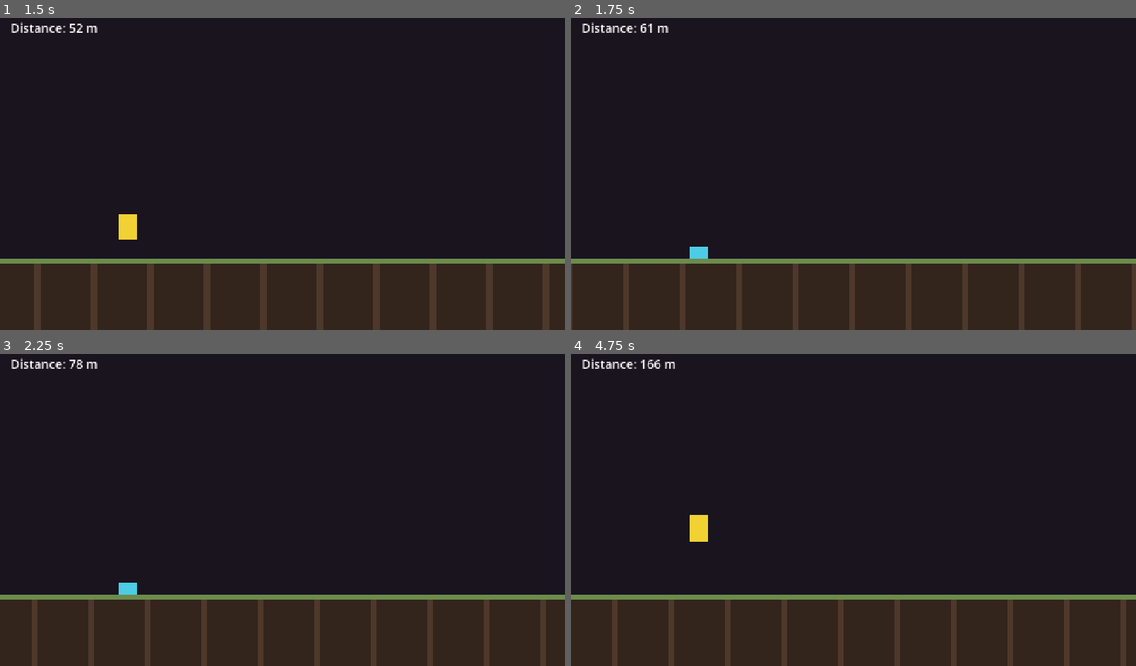
Above: before the commit, frames 1-4 (two rows, left to right).
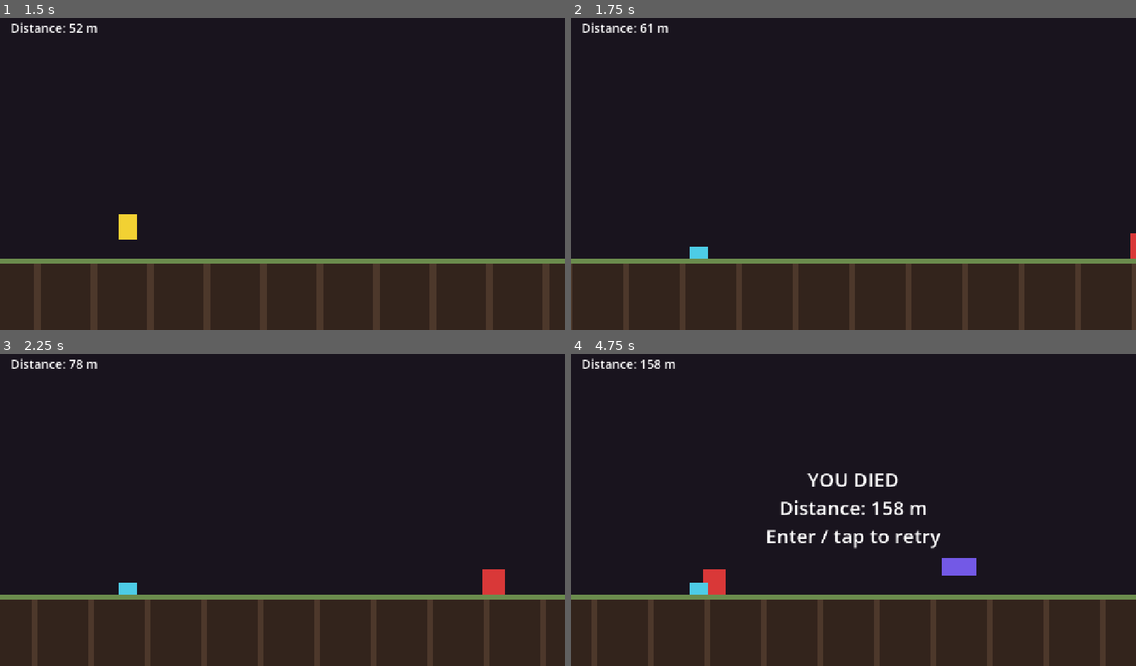
Above: after the commit, the same moments.

Repository: DanielEleojo/tribulation
Game: Godot game, scene res://scenes/game.tscn
Same seed, same stepped clock (60 frames per second), same inputs: the game is played once before the commit and once after it.
Inputs (mouse positions are in pixels of both pictures, inside the frame that each line leads up to):
- Up to frame 1 (1.5 s): tap Enter (restart) at 0.5 s; move the mouse to (406, 155) at 0.52 s; tap Right (slide) at 0.6 s; click (406, 155) at 0.67 s; tap Space (jump) at 0.77, 0.8, 1.07, 1.35 s; move the mouse to (169, 186) at 1.27 s; click (169, 186) at 1.42 s
- Up to frame 2 (1.75 s): tap Space (jump) at 1.52 s; tap Right (slide) at 1.55 s
- Up to frame 3 (2.25 s): tap Space (jump) at 1.82 s; move the mouse to (339, 438) at 2.02 s; tap Right (slide) at 2.1 s; click (339, 438) at 2.17 s
- Up to frame 4 (4.75 s): tap Space (jump) at 2.3, 3.02, 3.32, 3.6, 3.77, 4.07, 4.52 s; move the mouse to (825, 569) at 2.77 s; tap Right (slide) at 2.85, 4.35 s; click (825, 569) at 2.92 s; move the mouse to (1023, 553) at 3.52 s; click (1023, 553) at 3.67 s; tap Enter (restart) at 4.15 s; move the mouse to (684, 460) at 4.27 s; click (684, 460) at 4.42 s

Frame 1 is identical in both runs. In frame 2, less than 0.1% of the frame differs, in the area x 99-100%, y 69-78%; in frame 3, 0.3%; in frame 4, 6.7%, in the area x 3-99%, y 1-100%.

Commit message:
Phase 1.4: obstacles + death + restart (slide 0.65s)

Diff:
--- a/scenes/game.tscn
+++ b/scenes/game.tscn
@@ -5,11 +5,14 @@
 [ext_resource type="Script" uid="uid://b8q4l3ptmwj3a" path="res://scripts/camera_follow.gd" id="3_cam"]
 [ext_resource type="Script" uid="uid://b3nictls1v8kf" path="res://scripts/hud.gd" id="4_hud"]
 [ext_resource type="Script" path="res://scripts/swipe_detector.gd" id="5_swipe"]
+[ext_resource type="Script" path="res://scripts/game.gd" id="6_game"]
+[ext_resource type="Script" path="res://scripts/spawner.gd" id="7_spawn"]
 
 [sub_resource type="RectangleShape2D" id="RectangleShape2D_player"]
 size = Vector2(40, 60)
 
-[node name="Game" type="Node2D" unique_id=1333523044]
+[node name="Game" type="Node2D" groups=["game"] unique_id=1333523044]
+script = ExtResource("6_game")
 
 [node name="BGLayer" type="CanvasLayer" parent="." unique_id=7824130]
 layer = -10
@@ -28,6 +31,9 @@
 
 [node name="SwipeInput" type="Node" parent="."]
 script = ExtResource("5_swipe")
+
+[node name="Spawner" type="Node2D" parent="."]
+script = ExtResource("7_spawn")
 
 [node name="Ground" type="Node2D" parent="." unique_id=360692160]
 script = ExtResource("2_ground")
@@ -59,3 +65,20 @@
 offset_bottom = 60.0
 theme_override_font_sizes/font_size = 28
 text = "Distance: 0 m"
+
+[node name="DeathLabel" type="Label" parent="HUD"]
+anchors_preset = 8
+anchor_left = 0.5
+anchor_top = 0.5
+anchor_right = 0.5
+anchor_bottom = 0.5
+offset_left = -300.0
+offset_top = -90.0
+offset_right = 300.0
+offset_bottom = 90.0
+grow_horizontal = 2
+grow_vertical = 2
+theme_override_font_sizes/font_size = 44
+text = "YOU DIED"
+horizontal_alignment = 1
+vertical_alignment = 1
--- /dev/null
+++ b/scripts/game.gd
@@ -0,0 +1,39 @@
+extends Node2D
+## Root coordinator: owns the dead/alive state and wires up death + restart.
+## Wiring is done here (the root readies LAST, so every child already exists),
+## which avoids _ready ordering pitfalls.
+
+signal died
+
+var is_dead: bool = false
+
+func _ready() -> void:
+	add_to_group("game")
+	var player := get_tree().get_first_node_in_group("player")
+	var hud := get_tree().get_first_node_in_group("hud")
+	var swipe := get_tree().get_first_node_in_group("swipe_input")
+	if player != null:
+		died.connect(player.on_death)
+	if hud != null:
+		died.connect(hud.on_death)
+	if swipe != null:
+		swipe.tapped.connect(_on_tap)
+
+func _process(_delta: float) -> void:
+	# Restart (Enter) only acts on the death screen.
+	if is_dead and Input.is_action_just_pressed("restart"):
+		restart()
+
+## Called by an obstacle when it touches the player.
+func die() -> void:
+	if is_dead:
+		return
+	is_dead = true
+	died.emit()
+
+func _on_tap() -> void:
+	if is_dead:
+		restart()
+
+func restart() -> void:
+	get_tree().reload_current_scene()
--- a/scripts/hud.gd
+++ b/scripts/hud.gd
@@ -1,14 +1,25 @@
 extends CanvasLayer
-## HUD: shows the running distance, read from the player each frame.
+## HUD: shows the running distance, and a death screen on game over.
 
 @onready var distance_label: Label = $Distance
+@onready var death_label: Label = $DeathLabel
 
 var player
 
 func _ready() -> void:
+	add_to_group("hud")
 	player = get_tree().get_first_node_in_group("player")
+	death_label.visible = false
 
 func _process(_delta: float) -> void:
 	if player == null:
 		return
 	distance_label.text = "Distance: %d m" % player.get_distance()
+
+## Called by the game coordinator when the player dies.
+func on_death() -> void:
+	var dist := 0
+	if player != null:
+		dist = player.get_distance()
+	death_label.text = "YOU DIED\nDistance: %d m\nEnter / tap to retry" % dist
+	death_label.visible = true
--- a/scripts/player.gd
+++ b/scripts/player.gd
@@ -11,7 +11,7 @@
 @export var jump_velocity: float = -760.0  # upward velocity applied on jump (px/sec)
 @export var fast_fall_speed: float = 1800.0  # downward velocity when sliding mid-air (px/sec)
 
-const SLIDE_DURATION: float = 0.5          # seconds the slide lasts
+const SLIDE_DURATION: float = 0.65         # seconds the slide lasts
 const STAND_HEIGHT: float = 60.0           # normal body height
 const SLIDE_HEIGHT: float = 30.0           # crouched body height
 const BODY_WIDTH: float = 40.0
@@ -26,6 +26,7 @@
 var slide_time_left: float = 0.0
 var _pending_slide: bool = false           # queued slide for when a fast-fall lands
 var _was_on_floor: bool = false
+var _dead: bool = false
 
 func _ready() -> void:
 	add_to_group("player")
@@ -38,6 +39,12 @@
 		swipe.swiped_down.connect(start_slide)
 
 func _physics_process(delta: float) -> void:
+	# On death the player freezes in place.
+	if _dead:
+		velocity = Vector2.ZERO
+		move_and_slide()
+		return
+
 	# Always run right at a constant speed.
 	velocity.x = run_speed
 	# Apply gravity every frame; landing on the floor cancels downward velocity.
@@ -102,6 +109,10 @@
 	visual.offset_bottom = 0.0
 	visual.color = col
 
+## Called by the game coordinator when the player dies.
+func on_death() -> void:
+	_dead = true
+
 ## Distance readout: world X since spawn, mapped to an integer "meters" value.
 func get_distance() -> int:
 	return int(max(0.0, (global_position.x - start_x) / 10.0))
--- /dev/null
+++ b/scripts/spawner.gd
@@ -0,0 +1,105 @@
+extends Node2D
+## Obstacle spawner. Places obstacles AHEAD of the player at world positions,
+## alternating two placeholder types:
+##   - ground block (red)   -> jump over
+##   - overhead bar (purple) -> slide under
+## Spawn frequency increases over time (interval shrinks to a floor).
+## Obstacles queue_free() once well behind the player. Obstacles are Area2D
+## triggers (no physics push); contact with the player causes death.
+
+const GROUND_TOP_Y: float = 560.0
+const SPAWN_AHEAD: float = 1050.0       # px ahead of player (just off the right edge)
+const DESPAWN_BEHIND: float = 700.0     # px behind player before removal
+
+# Block (jump over): rests on the ground.
+const BLOCK_WIDTH: float = 50.0
+const BLOCK_HEIGHT: float = 60.0
+const BLOCK_COLOR := Color(0.85, 0.22, 0.22, 1.0)
+
+# Bar (slide under): floats at head height, leaving a gap to slide through.
+const BAR_WIDTH: float = 80.0
+const BAR_HEIGHT: float = 40.0
+const BAR_BOTTOM_Y: float = 515.0       # bottom edge; standing player (top 500) hits it, slider (top 530) clears
+const BAR_COLOR := Color(0.45, 0.35, 0.9, 1.0)
+
+# Frequency ramp.
+@export var start_interval: float = 1.6   # seconds between spawns at the start
+@export var min_interval: float = 0.8     # fastest spawn rate
+@export var ramp_time: float = 60.0       # seconds to reach min_interval
+
+var player: Node2D
+var game
+var _elapsed: float = 0.0
+var _timer: float = 0.0
+var _spawn_index: int = 0
+
+func _ready() -> void:
+	game = get_tree().get_first_node_in_group("game")
+	_timer = start_interval
+
+func _process(delta: float) -> void:
+	# Player joins its group after this node readies, so look it up lazily.
+	if player == null:
+		player = get_tree().get_first_node_in_group("player")
+		if player == null:
+			return
+	if game == null:
+		game = get_tree().get_first_node_in_group("game")
+	if game != null and game.is_dead:
+		return
+	_elapsed += delta
+	_timer -= delta
+	if _timer <= 0.0:
+		_spawn()
+		_timer = _current_interval()
+	_cleanup()
+
+func _current_interval() -> float:
+	var t: float = clampf(_elapsed / ramp_time, 0.0, 1.0)
+	return lerpf(start_interval, min_interval, t)
+
+func _spawn() -> void:
+	# Alternate: even -> block (jump), odd -> bar (slide).
+	var is_block: bool = (_spawn_index % 2 == 0)
+	_spawn_index += 1
+	var obs := _make_obstacle(is_block)
+	obs.position = Vector2(player.global_position.x + SPAWN_AHEAD, 0.0)
+	add_child(obs)
+
+func _make_obstacle(is_block: bool) -> Area2D:
+	var area := Area2D.new()
+
+	var rect := ColorRect.new()
+	var shape := CollisionShape2D.new()
+	var rect_shape := RectangleShape2D.new()
+
+	if is_block:
+		var top_y := GROUND_TOP_Y - BLOCK_HEIGHT
+		rect.size = Vector2(BLOCK_WIDTH, BLOCK_HEIGHT)
+		rect.position = Vector2(-BLOCK_WIDTH * 0.5, top_y)
+		rect.color = BLOCK_COLOR
+		rect_shape.size = Vector2(BLOCK_WIDTH, BLOCK_HEIGHT)
+		shape.position = Vector2(0.0, top_y + BLOCK_HEIGHT * 0.5)
+	else:
+		var top_y := BAR_BOTTOM_Y - BAR_HEIGHT
+		rect.size = Vector2(BAR_WIDTH, BAR_HEIGHT)
+		rect.position = Vector2(-BAR_WIDTH * 0.5, top_y)
+		rect.color = BAR_COLOR
+		rect_shape.size = Vector2(BAR_WIDTH, BAR_HEIGHT)
+		shape.position = Vector2(0.0, top_y + BAR_HEIGHT * 0.5)
+
+	shape.shape = rect_shape
+	area.add_child(rect)
+	area.add_child(shape)
+	area.body_entered.connect(_on_obstacle_body_entered)
+	return area
+
+func _on_obstacle_body_entered(body: Node) -> void:
+	if body.is_in_group("player") and game != null:
+		game.die()
+
+func _cleanup() -> void:
+	var kill_x: float = player.global_position.x - DESPAWN_BEHIND
+	for child in get_children():
+		if child.position.x < kill_x:
+			child.queue_free()
Not shown, changed: devlog.txt
Not shown, added: scripts/game.gd.uid
Not shown, added: scripts/spawner.gd.uid
